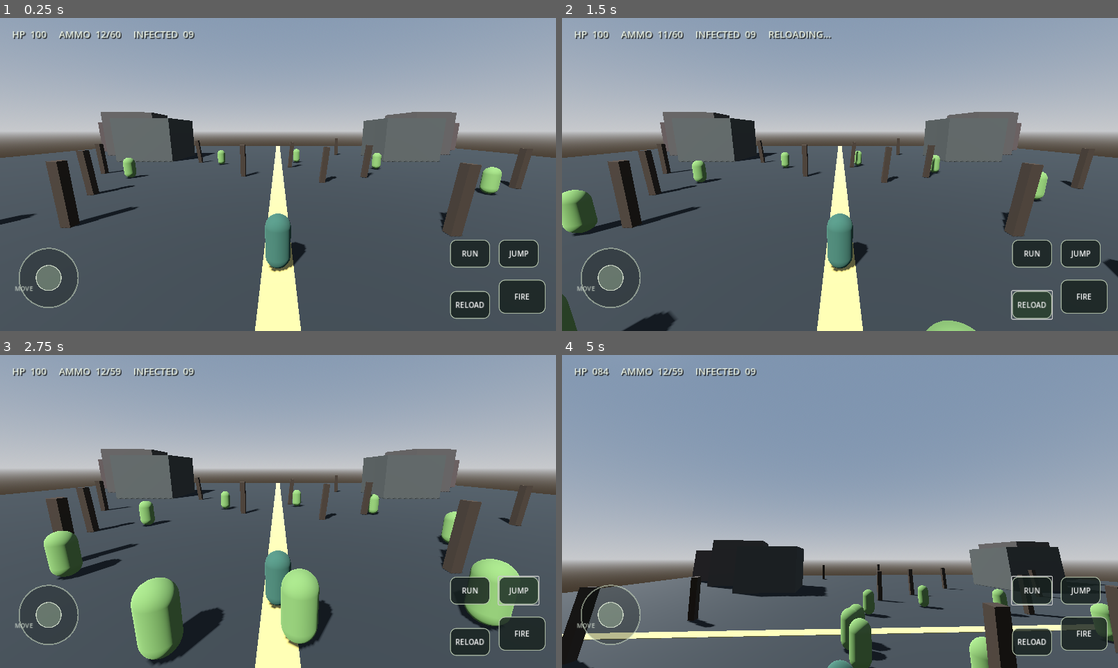
Above: before the commit, frames 1-4 (two rows, left to right).
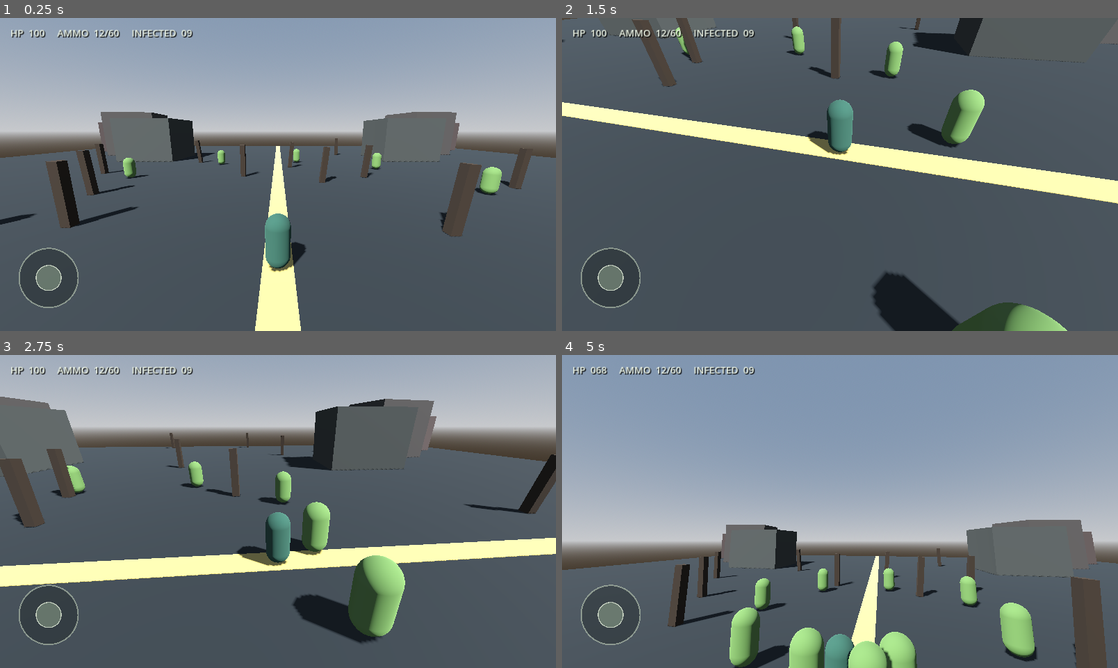
Above: after the commit, the same moments.

Repository: aljunatis40-alt/zombie-world-survivor
Game: Godot game, scene res://scenes/main.tscn
Same seed, same stepped clock (60 frames per second), same inputs: the game is played once before the commit and once after it.
Inputs (mouse positions are in pixels of both pictures, inside the frame that each line leads up to):
- Up to frame 1 (0.25 s): no input
- Up to frame 2 (1.5 s): click (1084, 296) at 0.5 s, where only the run before the commit has a clickable "FIRE"; click (1034, 305) at 1.25 s, where only the run before the commit has a clickable "RELOAD"
- Up to frame 3 (2.75 s): click (517, 589) at 2 s, where only the run before the commit has a clickable "JUMP"
- Up to frame 4 (5 s): click (1034, 589) at 2.75 s, where only the run before the commit has a clickable "RUN"; move the mouse to (867, 511) at 3.52 s; hold Shift (sprint) 3.53-4.28 s; hold W (move_forward) from 3.53 s (still down); move the mouse to (812, 511) at 4.27 s; tap Shift (sprint) at 4.35 s

The runs differ from the first frame. In frame 1, 3.4% of the frame differs, in the area x 2-99%, y 3-97%; in frame 2, 58%, in the area x 0-100%, y 0-100%; in frame 3, 49%; in frame 4, 28%.

Commit message:
Make mobile HUD controls responsive to screen size

Diff:
--- a/scripts/hud.gd
+++ b/scripts/hud.gd
@@ -5,9 +5,11 @@
 signal jump_requested
 signal sprint_changed(active: bool)
 
-const JOYSTICK_RADIUS := 68.0
+const BASE_BUTTON_SIZE := Vector2(92, 64)
+const BASE_FIRE_SIZE := Vector2(108, 78)
 const LOOK_ZONE_RATIO := 0.48
-const BUTTON_SIZE := Vector2(92, 64)
+var joystick_radius := 68.0
+var ui_scale := 1.0
 var status_label: Label
 var hint_label: Label
 var fire_button: Button
@@ -26,32 +28,32 @@
 	set_anchors_and_offsets_preset(Control.PRESET_FULL_RECT)
 	_build_hud()
 	call_deferred("_find_player")
+	call_deferred("_layout_hud")
+
+func _notification(what: int) -> void:
+	if what == NOTIFICATION_RESIZED and is_instance_valid(fire_button):
+		_layout_hud()
 
 func _build_hud() -> void:
 	status_label = Label.new()
-	status_label.position = Vector2(28, 22)
-	status_label.add_theme_font_size_override("font_size", 22)
 	status_label.add_theme_color_override("font_color", Color(0.93, 0.96, 0.9))
-	status_label.add_theme_color_override("font_shadow_color", Color(0, 0, 0, 0.85))
+	status_label.add_theme_color_override("font_shadow_color", Color(0, 0, 0, 0.9))
 	status_label.add_theme_constant_override("shadow_offset_x", 2)
 	status_label.add_theme_constant_override("shadow_offset_y", 2)
 	add_child(status_label)
 
 	hint_label = Label.new()
 	hint_label.text = "MOVE"
-	hint_label.set_anchors_preset(Control.PRESET_BOTTOM_LEFT)
-	hint_label.position = Vector2(34, -108)
-	hint_label.add_theme_font_size_override("font_size", 14)
 	hint_label.add_theme_color_override("font_color", Color(0.88, 0.92, 0.86, 0.8))
 	add_child(hint_label)
 
-	fire_button = _make_button("FIRE", Vector2(-132, -118), Vector2(108, 78))
+	fire_button = _make_button("FIRE")
 	fire_button.pressed.connect(func(): fire_requested.emit())
-	reload_button = _make_button("RELOAD", Vector2(-244, -92), BUTTON_SIZE)
+	reload_button = _make_button("RELOAD")
 	reload_button.pressed.connect(func(): reload_requested.emit())
-	jump_button = _make_button("JUMP", Vector2(-132, -210), BUTTON_SIZE)
+	jump_button = _make_button("JUMP")
 	jump_button.pressed.connect(func(): jump_requested.emit())
-	sprint_button = _make_button("RUN", Vector2(-244, -210), BUTTON_SIZE)
+	sprint_button = _make_button("RUN")
 	sprint_button.button_down.connect(func():
 		sprint_active = true
 		sprint_changed.emit(true)
@@ -61,22 +63,46 @@
 		sprint_changed.emit(false)
 	)
 
-func _make_button(label: String, offset: Vector2, button_size: Vector2) -> Button:
+func _make_button(label: String) -> Button:
 	var button := Button.new()
 	button.text = label
-	button.size = button_size
-	button.anchor_left = 1
-	button.anchor_top = 1
-	button.anchor_right = 1
-	button.anchor_bottom = 1
-	button.position = offset
-	button.add_theme_font_size_override("font_size", 17)
 	button.add_theme_color_override("font_color", Color(1, 1, 1))
 	button.add_theme_stylebox_override("normal", _button_style(Color(0.09, 0.13, 0.12, 0.82)))
 	button.add_theme_stylebox_override("hover", _button_style(Color(0.17, 0.25, 0.19, 0.94)))
 	button.add_theme_stylebox_override("pressed", _button_style(Color(0.35, 0.19, 0.12, 0.96)))
 	add_child(button)
 	return button
+
+func _layout_hud() -> void:
+	if size.x <= 0.0 or size.y <= 0.0:
+		return
+	ui_scale = clampf(minf(size.x / 1280.0, size.y / 720.0), 0.72, 1.0)
+	joystick_radius = 68.0 * ui_scale
+	var margin := 24.0 * ui_scale
+	var gap := 12.0 * ui_scale
+	var action_size := BASE_BUTTON_SIZE * ui_scale
+	var fire_size := BASE_FIRE_SIZE * ui_scale
+
+	status_label.position = Vector2(margin, margin * 0.8)
+	status_label.add_theme_font_size_override("font_size", roundi(22.0 * ui_scale))
+	hint_label.position = Vector2(margin + 8.0 * ui_scale, -margin - 94.0 * ui_scale)
+	hint_label.set_anchors_preset(Control.PRESET_BOTTOM_LEFT)
+	hint_label.add_theme_font_size_override("font_size", roundi(14.0 * ui_scale))
+
+	_place_button(fire_button, fire_size, Vector2(-margin - fire_size.x, -margin - fire_size.y))
+	_place_button(reload_button, action_size, Vector2(-margin - fire_size.x - gap - action_size.x, -margin - action_size.y))
+	_place_button(jump_button, action_size, Vector2(-margin - fire_size.x, -margin - fire_size.y - gap - action_size.y))
+	_place_button(sprint_button, action_size, Vector2(-margin - fire_size.x - gap - action_size.x, -margin - fire_size.y - gap - action_size.y))
+	queue_redraw()
+
+func _place_button(button: Button, button_size: Vector2, offset: Vector2) -> void:
+	button.anchor_left = 1.0
+	button.anchor_top = 1.0
+	button.anchor_right = 1.0
+	button.anchor_bottom = 1.0
+	button.size = button_size
+	button.position = offset
+	button.add_theme_font_size_override("font_size", roundi(17.0 * ui_scale))
 
 func _button_style(color: Color) -> StyleBoxFlat:
 	var style := StyleBoxFlat.new()
@@ -123,7 +149,7 @@
 				look_pointer = -1
 	elif event is InputEventScreenDrag:
 		if event.index == move_pointer:
-			joystick = ((event.position - move_origin) / JOYSTICK_RADIUS).limit_length(1.0)
+			joystick = ((event.position - move_origin) / joystick_radius).limit_length(1.0)
 			if is_instance_valid(player_ref):
 				player_ref.call("set_mobile_move", joystick)
 			queue_redraw()
@@ -131,9 +157,9 @@
 			player_ref.call("add_mobile_look", event.relative)
 
 func _draw() -> void:
-	var center := move_origin if move_pointer != -1 else Vector2(112, size.y - 122)
-	draw_circle(center, JOYSTICK_RADIUS, Color(0.02, 0.04, 0.03, 0.28))
-	draw_arc(center, JOYSTICK_RADIUS, 0, TAU, 48, Color(0.82, 0.88, 0.78, 0.52), 3.0)
-	var knob := center + joystick * JOYSTICK_RADIUS * 0.62
-	draw_circle(knob, 29, Color(0.72, 0.82, 0.68, 0.38))
-	draw_arc(knob, 29, 0, TAU, 32, Color(0.92, 0.96, 0.88, 0.72), 2.0)
+	var center := move_origin if move_pointer != -1 else Vector2(112.0 * ui_scale, size.y - 122.0 * ui_scale)
+	draw_circle(center, joystick_radius, Color(0.02, 0.04, 0.03, 0.28))
+	draw_arc(center, joystick_radius, 0, TAU, 48, Color(0.82, 0.88, 0.78, 0.52), 3.0 * ui_scale)
+	var knob := center + joystick * joystick_radius * 0.62
+	draw_circle(knob, 29.0 * ui_scale, Color(0.72, 0.82, 0.68, 0.38))
+	draw_arc(knob, 29.0 * ui_scale, 0, TAU, 32, Color(0.92, 0.96, 0.88, 0.72), 2.0 * ui_scale)
